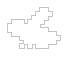
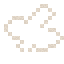
Comparing the layer stacks of the two 64px x 64px images. Changes:
hid "Ebene 34" over box(7, 7, 61, 49)
showed group "Ender Pearl" (1st of 3, in "Princess Frames") (2 layers) over box(4, 4, 64, 52)
showed "Ender Pearl" (2nd of 3, in "Princess Frames" › "Ender Pearl"), painted on it over box(4, 4, 64, 52)
